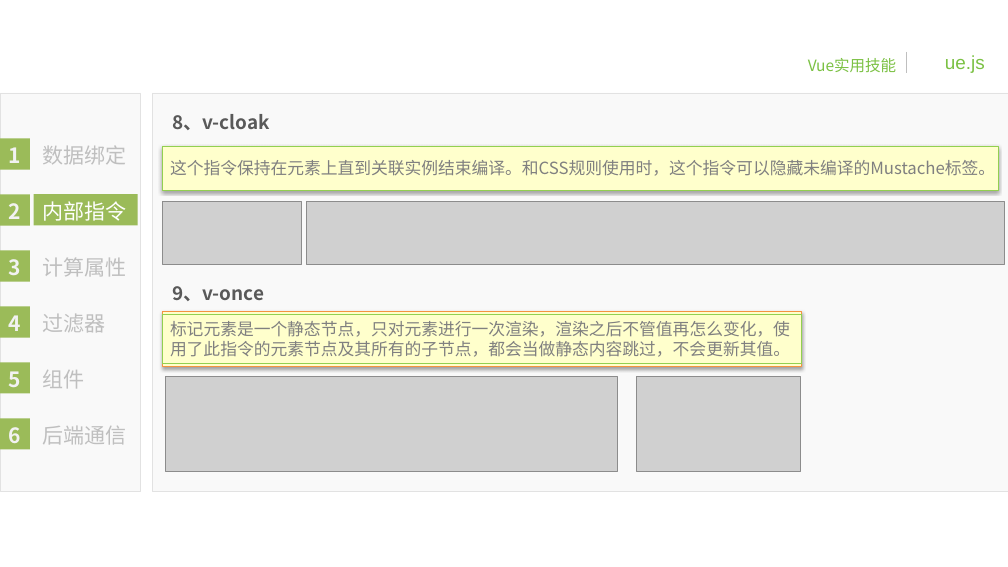
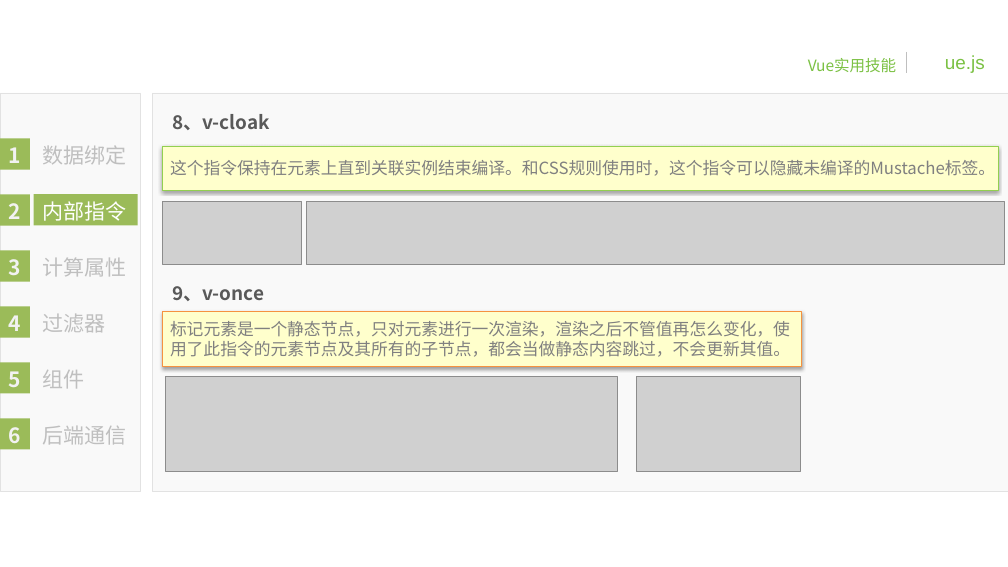
Before and after one commit to BinMarshall/studing, a slide deck: slide 27 of Vue/前端框架—Vue-郝彬彬-20180820.pptx. Drawn at 1008x567 pixels with LibreOffice and Linux fonts; fonts in the diff are those of the drawing; grey boxes stand for pictures; background and template pictures are left out. Boxes give left, top, right and bottom in pixels: in the first picture for what was removed or moved away, otherwise in the second. Text is boxed around its words. In the diff, an @@ line names an element or a change of style, - is before the commit and + after.

```diff
--- a/Vue/前端框架—Vue-郝彬彬-20180820.pptx
+++ b/Vue/前端框架—Vue-郝彬彬-20180820.pptx
@@ text "标记元素是一个静态节点，只对元素进行一次渲染，渲染之后不管值再怎么变化，使用了此指令的元素节点及其所有的子节点，都会当做 ...": place and size @@
-text "标记元素是一个静态节点，只对元素进行一次渲染，渲染之后不管值再怎么变化，使用了此指令的元素节点及其所有的子节点，都会当做 ..." at (163, 315, 802, 364)
+text "标记元素是一个静态节点，只对元素进行一次渲染，渲染之后不管值再怎么变化，使用了此指令的元素节点及其所有的子节点，都会当做 ..." at (170, 321, 790, 357)
@@ text "标记元素是一个静态节点，只对元素进行一次渲染，渲染之后不管值再怎么变化，使用了此指令的元素节点及其所有的子节点，都会当做 ..." at (170, 321, 790, 357): outline #92D050 0.75 pt to none @@
```
Also in this commit, not shown: 12 other slides changed.
